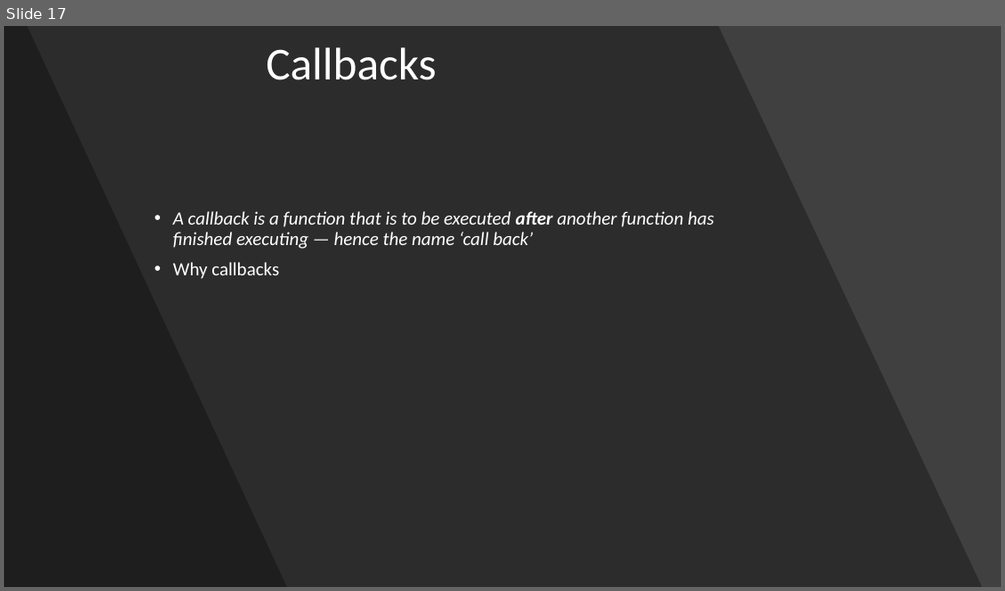
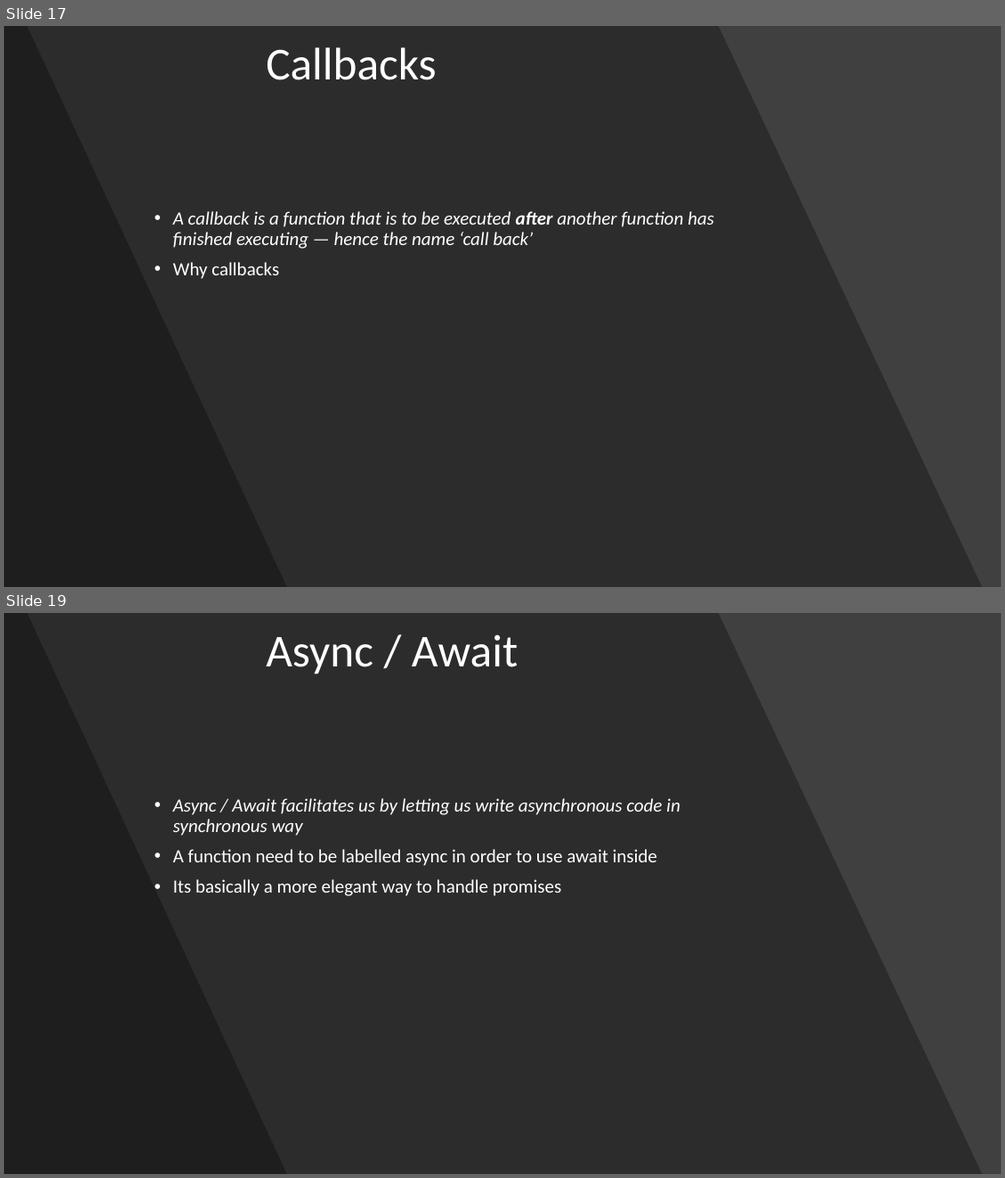
Before and after one commit to ved740/modern-js-session, a slide deck: Modern JavaScript.pptx. Shown one above the other, each under a label of ours: slide 17 before the commit, slides 17 and 19 after it; the slides between them are not shown. The pictures are 1005x591 and 1005x1178 pixels, drawn with LibreOffice and Linux fonts; fonts in the diff are those of the drawing. Boxes give left, top, right and bottom in pixels: in the first picture for what was removed or moved away, otherwise in the second. Text is boxed around its words. In the diff, an @@ line names an element or a change of style, - is before the commit and + after.

Commit message:
async  - more changes

```diff
--- a/Modern JavaScript.pptx
+++ b/Modern JavaScript.pptx
@@ slide 19 added at [4, 613, 1001, 1174], background #000000 @@
@@ rectangle added at [4, 613, 1001, 1174], fill #404040 @@
@@ freeform shape added at [4, 613, 982, 1174], fill #000000 at 30% opacity @@
@@ freeform shape added at [4, 613, 287, 1174], fill #000000 at 30% opacity @@
@@ title added at [266, 634, 518, 674], 44 pt, text #FFFFFF @@
+Async / Await
@@ text added at [173, 798, 680, 896], 18 pt, text #FFFFFF @@
+• Async / Await facilitates us by letting us write asynchronous code in synchronous way
+• A function need to be labelled async in order to use await inside
+• Its basically a more elegant way to handle promises
```
Also in this commit, not shown: 1 other slide added, 1 slide removed, 31 other files.
